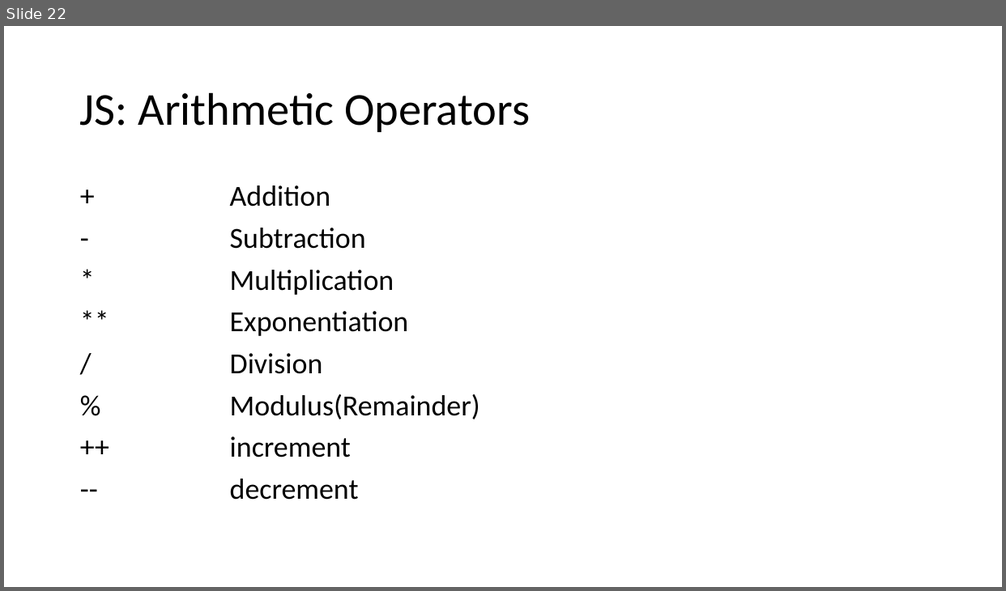
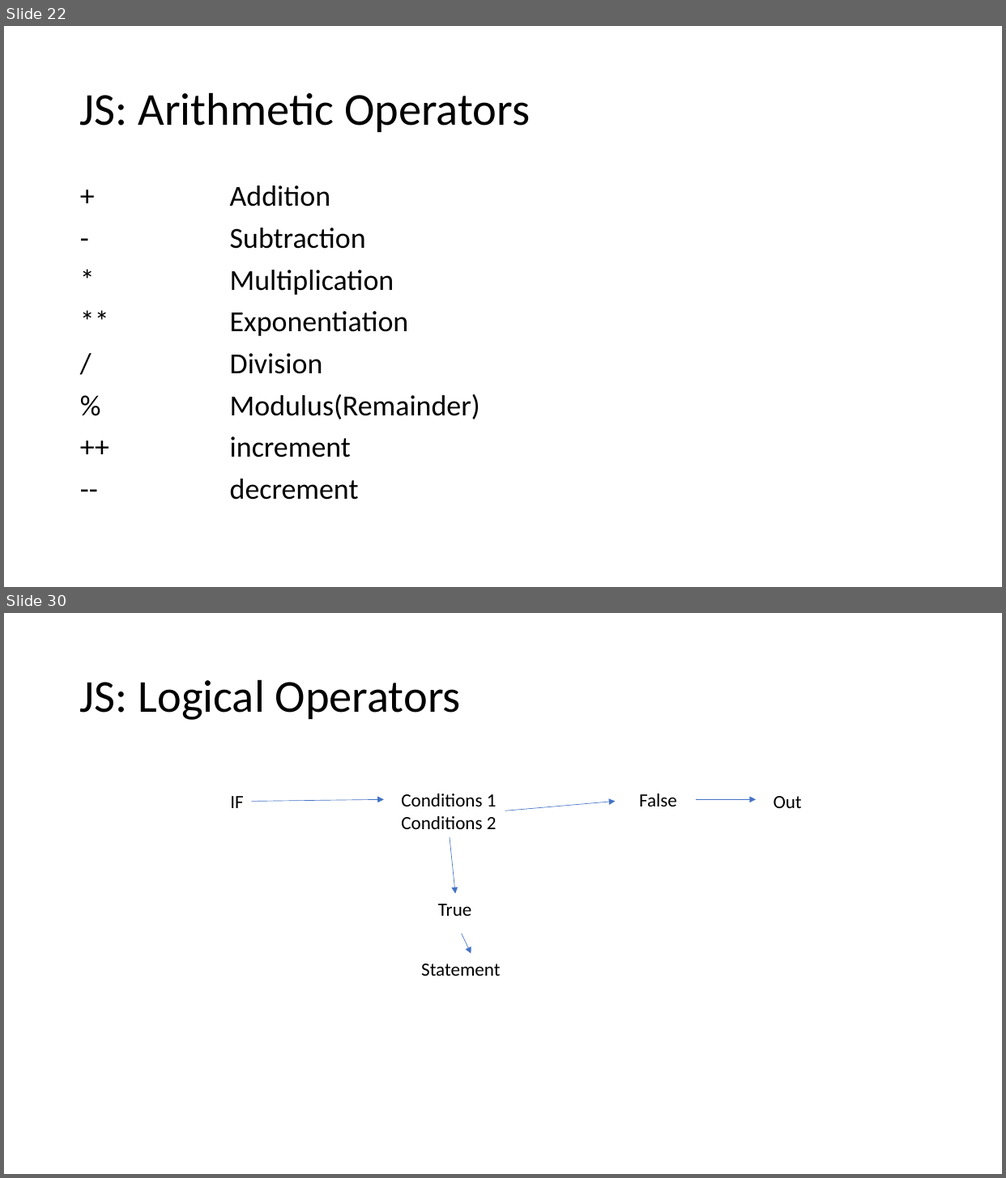
Before and after one commit to PiyushChaturvedii/Batch04, a slide deck: JavaScript.pptx. Shown one above the other, each under a label of ours: slide 22 before the commit, slides 22 and 30 after it; the slides between them are not shown. The pictures are 1006x591 and 1006x1178 pixels, drawn with LibreOffice and Linux fonts; fonts in the diff are those of the drawing. Boxes give left, top, right and bottom in pixels: in the first picture for what was removed or moved away, otherwise in the second. Text is boxed around its words. In the diff, an @@ line names an element or a change of style, - is before the commit and + after.

```diff
--- a/JavaScript.pptx
+++ b/JavaScript.pptx
@@ slide 30 added at [4, 613, 1002, 1174], background #FFFFFF @@
@@ title added at [80, 679, 461, 720], 44 pt, text #000000 @@
+JS: Logical Operators
@@ text added at [230, 796, 243, 808], 18 pt, text #000000 @@
+IF
@@ arrow added from (252, 802) to (384, 799), #4472C4 0.5 pt @@
@@ text added at [401, 794, 496, 829], 18 pt, text #000000 @@
+Conditions 1
+Conditions 2
@@ arrow added from (505, 811) to (615, 802), #4472C4 0.5 pt @@
@@ text added at [639, 794, 677, 807], 18 pt, text #000000 @@
+False
@@ arrow added from (696, 799) to (756, 799), #4472C4 0.5 pt @@
@@ text added at [774, 796, 802, 808], 18 pt, text #000000 @@
+Out
@@ arrow added from (450, 837) to (455, 894), #4472C4 0.5 pt @@
@@ text added at [438, 904, 471, 916], 18 pt, text #000000 @@
+True
@@ arrow added from (462, 934) to (471, 954), #4472C4 0.5 pt @@
@@ text added at [421, 964, 500, 976], 18 pt, text #000000 @@
+Statement
```
Also in this commit, not shown: 12 other slides added, 5 other files.
